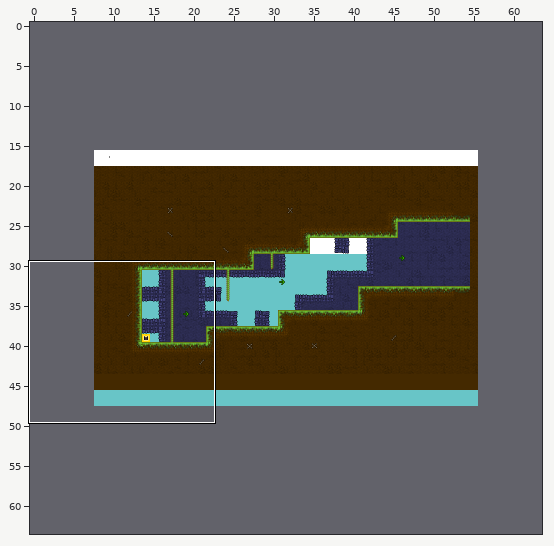
Tiled map, stored at Resources/maps/level1/untitled.tmx. The first picture is a wide view before the edit; the outline marks the close-up.
Close-up. Before:
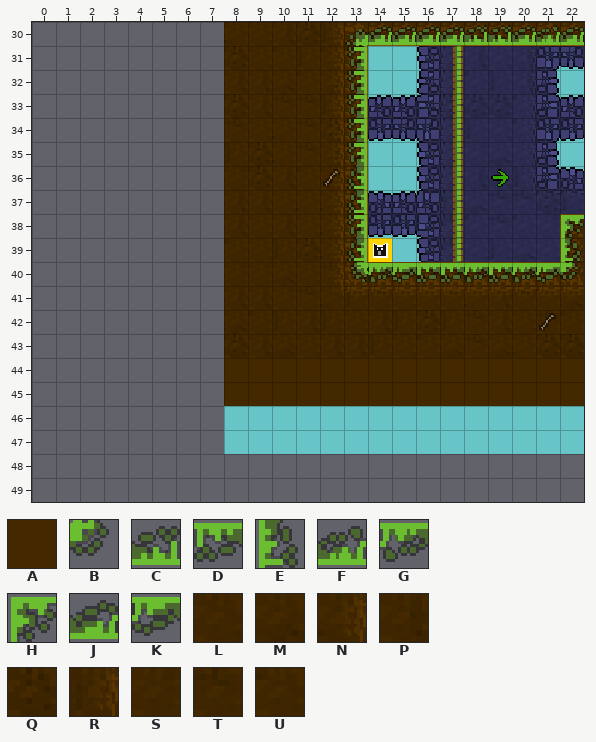
Cells are 16x16 px. Shown: x 0..22, y 30..49. The commit also changed other parts of the map, which this record leaves out. The old version is drawn lined up with the new one.
Key: from "atlas_001": A 1; from "atlas_002": B 0 turned 180, C 1, D 1 turned 180, E 1 turned 90, F 9, G 9 turned 180, H 10 turned 180, J 17, K 17 turned 180, L 24, M 25, N 26, P 32, Q 33, R 34, S 40, T 41, U 42.
_ is an empty cell.
Layers that did not change in this view are not listed.
Layer "C_MapCollision" before, first column x 9:
30 AAAAAAAAAAAAAA
31 AAAAA_________
32 AAAAA_________
33 AAAAA_________
34 AAAAA_________
35 AAAAA_________
36 AAAAA_________
37 AAAAA_________
38 AAAAA________A
39 AAAAA________A
40 AAAAAAAAAAAAAA
41 AAAAAAAAAAAAAA
42 AAAAAAAAAAAAAA
43 AAAAAAAAAAAAAA
44 AAAAAAAAAAAAAA
Layer "D_DirtDust" before, first column x 0:
30 ________NLPQR__________
31 ________QLURU__________
32 ________PPMUM__________
33 ________QPTTR__________
34 ________TLNTQ__________
35 ________RQNTP__________
36 ________SQPUS__________
37 ________PPLNN__________
38 ________PLPLN__________
39 ________ULRQN__________
40 ________SSMLT__________
41 ________PPSTNRTLLTNPTUM
42 ________MURPRLPRQRTPLTU
43 ________QPMLPPRLUMTMNQQ
44 _______________________
45 _______________________
46 _______________________
47 _______________________
48 _______________________
49 _______________________
Layer "D_ScreenDust" before, first column x 0:
30 ________QQQQQQQQQQQQQQQ
31 ________QQQQQQ_________
32 ________QQQQQQ_________
33 ________QQQQQQ_________
34 ________QQQQQQ_________
35 ________QQQQQQ_________
36 ________QQQQQQ_________
37 ________QQQQQQ_________
38 ________QQQQQQ________Q
39 ________QQQQQQ________Q
40 ________QQQQQQQQQQQQQQQ
41 ________QQQQQQQQQQQQQQQ
42 ________QQQQQQQQQQQQQQQ
43 ________QQQQQQQQQQQQQQQ
44 _______________________
45 _______________________
46 _______________________
47 _______________________
48 _______________________
49 _______________________
Layer "D_BackGrass" before, first column x 18:
30 CCJFJ
31 _____
32 _____
33 _____
34 _____
35 _____
36 _____
37 _____
38 ____H
39 ____E
40 GDGKB
41 _____
42 _____
The same view after the edit:
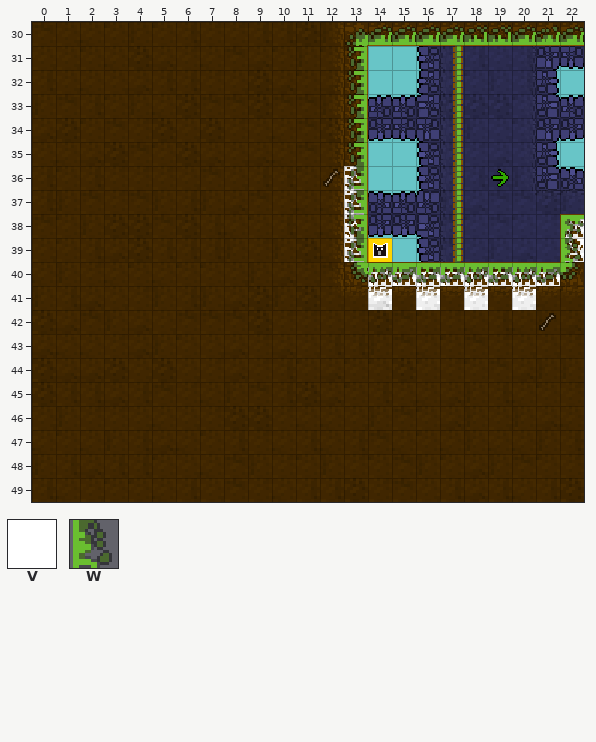
Further tiles: from "atlas_001": V 2; from "atlas_002": W 9 turned 90.
Tiles of an added or newly shown layer are drawn over the layers below it.
See-through tiles are keyed as they look on the map.
The author wrote: Fix collision batching to batch horizontally rather than vertically
The exact change:
Changed rows in their new state; . is an unchanged cell.
map size 48x32 -> 64x64 cells (old content now starts at 8,16; both pictures use the new coordinates)
Layer "D_MapCollision" (added):
first column x 0:
30 AAAAAAAA...............
31 AAAAAAAA...............
32 AAAAAAAA...............
33 AAAAAAAA...............
34 AAAAAAAA...............
35 AAAAAAAA...............
36 AAAAAAAA...............
37 AAAAAAAA...............
38 AAAAAAAA...............
39 AAAAAAAA...............
40 AAAAAAAA...............
41 AAAAAAAA...............
42 AAAAAAAA...............
43 AAAAAAAA...............
44 AAAAAAAA...............
45 AAAAAAAA...............
46 AAAAAAAAAAAAAAAAAAAAAAA
47 AAAAAAAAAAAAAAAAAAAAAAA
48 AAAAAAAAAAAAAAAAAAAAAAA
49 AAAAAAAAAAAAAAAAAAAAAAA
Layer "C_MapCollision":
first column x 13:
36 V.........
37 V.........
38 V........V
39 V........V
40 .VVVVVVVV.
41 .V.V.V.V..
Layer "D_DirtDust":
first column x 0:
30 TLNURUPS...............
31 LLUNQMSN...............
32 PLNLMPPS...............
33 RTPURNQT...............
34 MQUTSQLQ...............
35 LNMQTUQM...............
36 PUPSSSLT...............
37 PRTSTRPR...............
38 TURQQTQP...............
39 LUPMQPPP...............
40 NRSNUNUU...............
41 RPMLSRPR......M...U.L..
42 QMTRMLTT...............
43 MNNSMRUL...............
44 QMMQLQLS...............
45 QPPMPTSN...............
46 LRSSLNLSQQSNNLRTUMRLRMN
47 NUNRPMNUPSNPNPTNUNRNNRP
48 RPMPPULNTRSURSUTRUMRTUS
49 PNLUUNPLTSNPPQSTLPMPNPQ
Layer "D_ScreenDust":
first column x 0:
30 QQQQQQQQ...............
31 QQQQQQQQ...............
32 QQQQQQQQ...............
33 QQQQQQQQ...............
34 QQQQQQQQ...............
35 QQQQQQQQ...............
36 QQQQQQQQ...............
37 QQQQQQQQ...............
38 QQQQQQQQ...............
39 QQQQQQQQ...............
40 QQQQQQQQ...............
41 QQQQQQQQ...............
42 QQQQQQQQ...............
43 QQQQQQQQ...............
44 QQQQQQQQ...............
45 QQQQQQQQ...............
46 QQQQQQQQQQQQQQQQQQQQQQQ
47 QQQQQQQQQQQQQQQQQQQQQQQ
48 QQQQQQQQQQQQQQQQQQQQQQQ
49 QQQQQQQQQQQQQQQQQQQQQQQ
Layer "D_BackGrass":
first column x 22:
39 W
